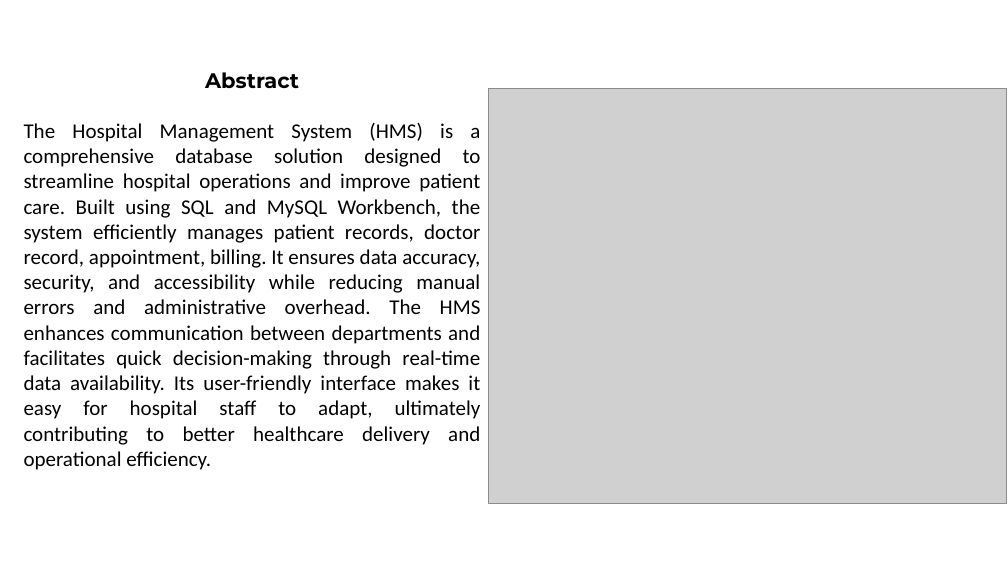
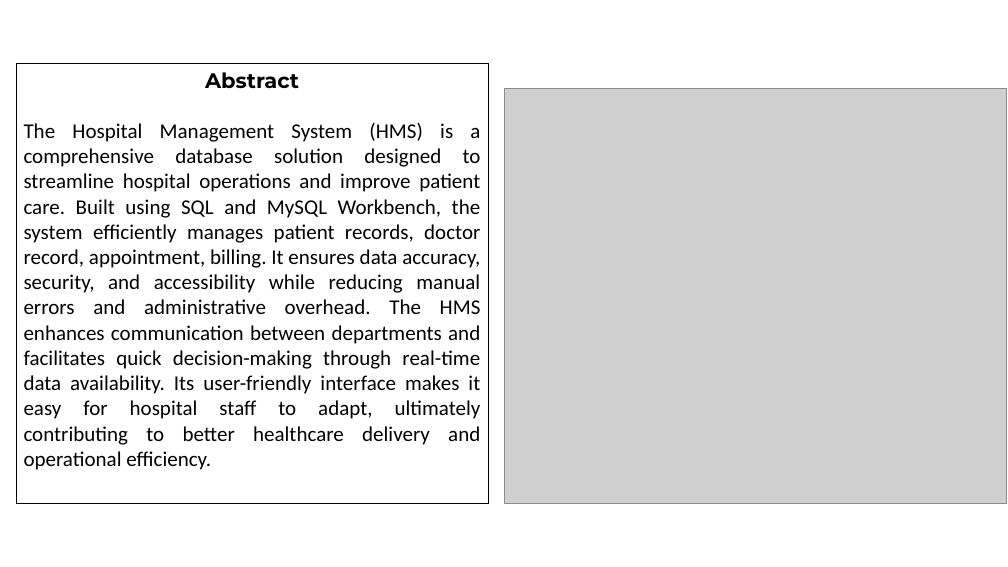
Before and after one commit to barrett28/1_IT-vedant, a slide deck: slide 3 of 4_sql/project''/hospital_management.pptx. Drawn at 1008x567 pixels with LibreOffice and Linux fonts; fonts in the diff are those of the drawing; grey boxes stand for pictures; background and template pictures are left out. Boxes give left, top, right and bottom in pixels: in the first picture for what was removed or moved away, otherwise in the second. Text is boxed around its words. In the diff, an @@ line names an element or a change of style, - is before the commit and + after.

```diff
--- a/4_sql/project''/hospital_management.pptx
+++ b/4_sql/project''/hospital_management.pptx
@@ rectangle "Abstract": place and size @@
-rectangle "Abstract" at bbox=[24, 72, 481, 470]
+rectangle "Abstract" at bbox=[16, 64, 488, 504]
@@ rectangle "Abstract" at bbox=[16, 64, 488, 504]: outline none to #000000 0.75 pt @@
@@ picture: place and size @@
-picture at bbox=[488, 88, 1006, 504]
+picture at bbox=[504, 88, 1006, 504]
```
Also in this commit, not shown: 15 other slides changed, 22 slides added, 38 other files.
